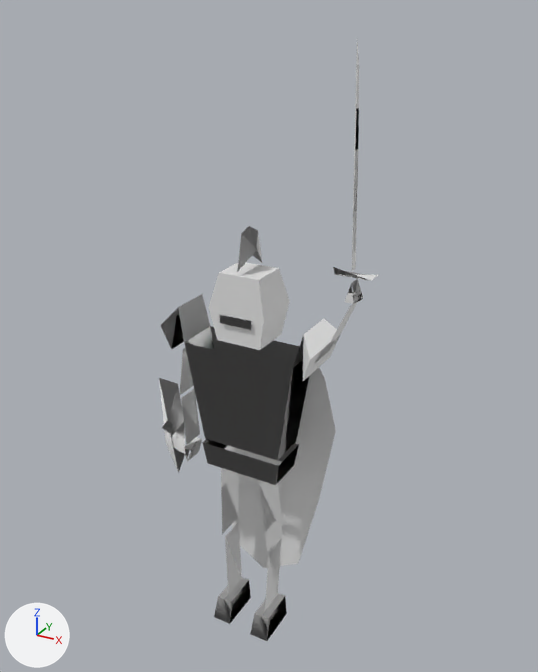
The OBJ model priv/models/fighter.obj: old version first, new version second.
The view is the same before and after, from a camera (50 mm lens) standing at (1.58, -2.68, 2.99) and looking at (0.06, 0.07, 1.61). Every picture has the same lights, and +X, +Y and +Z are marked at lower left. The older version comes first. Where no turn or scale is listed for an object, it has been applied to the vertices.

In view in the first picture: 'fighter'.
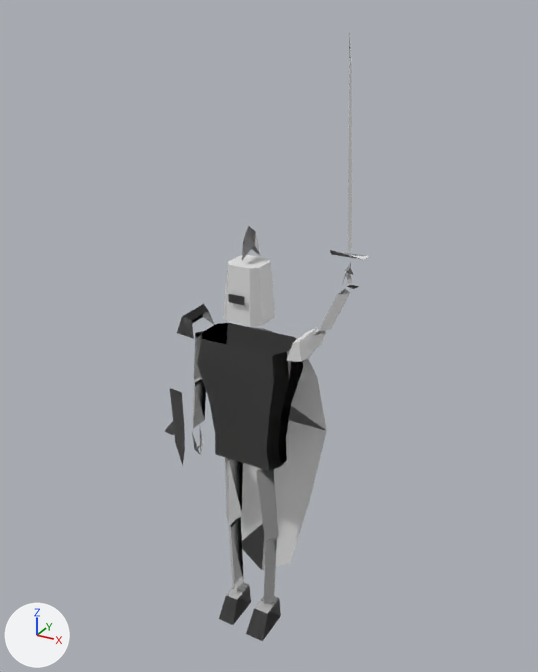
Boxes (x1, y1, x2, y2) around the edits, measured in the pictures (538 x 672 px; the box of a moved part takes in the faces that stretch with it):
```json
{"object": "fighter", "change": "reshaped", "before": [159, 43, 378, 641], "after": [165, 33, 370, 641], "on screen": "6% narrower"}
{"part": 1, "of": "me_fighter", "change": "moved or reshaped", "before": [333, 267, 378, 281], "after": [330, 250, 370, 260]}
{"part": 2, "of": "me_fighter", "change": "rebuilt", "before": [160, 294, 340, 460], "after": [197, 323, 303, 471], "on screen": "41% narrower, 11% shorter"}
{"part": 3, "of": "me_fighter", "change": "rebuilt", "before": [208, 262, 290, 350], "after": [224, 255, 276, 327], "on screen": "36% narrower, 18% shorter"}
{"part": 4, "of": "me_fighter", "change": "rebuilt", "before": [224, 368, 336, 568], "after": [238, 327, 327, 570]}
{"part": 5, "of": "me_fighter", "change": "rebuilt", "before": [159, 378, 185, 472], "after": [170, 388, 185, 465], "on screen": "41% narrower, 18% shorter"}
{"part": 6, "of": "me_fighter", "change": "rebuilt", "before": [214, 578, 251, 624], "after": [219, 582, 251, 625], "on screen": "13% narrower, 6% shorter"}
{"part": 7, "of": "me_fighter", "change": "rebuilt", "before": [250, 593, 287, 641], "after": [246, 596, 281, 641], "on screen": "6% shorter"}
{"part": 8, "of": "me_fighter", "change": "rebuilt", "before": [352, 43, 359, 271], "after": [348, 33, 352, 251]}
{"part": 9, "of": "me_fighter", "change": "rebuilt", "before": [225, 522, 242, 595], "after": [228, 517, 244, 591]}
{"part": 10, "of": "me_fighter", "change": "rebuilt", "before": [259, 481, 282, 552], "after": [256, 468, 278, 540]}
{"part": 11, "of": "me_fighter", "change": "rebuilt", "before": [265, 538, 282, 611], "after": [264, 538, 277, 604]}
{"part": 12, "of": "me_fighter", "change": "deleted", "before": [180, 291, 363, 534]}
{"part": 13, "of": "me_fighter", "change": "reshaped", "before": [202, 226, 363, 485], "after": [165, 226, 359, 525]}
```

Edits to the scene script, one JSON object a line:
```json
{"block": "me_fighter", "where": "# used by ob_fighter; location = (0.0, 0.0, 0.0)"}
{"op": "remove", "block": "me_fighter", "code": "me_fighter.from_pydata(...)  # 159 vertices, 158 faces; spans x -0.44..0.6, y -0.2..0.24, z 0.0..2.9"}
{"op": "add", "block": "me_fighter", "code": "me_fighter.from_pydata(...)  # 205 vertices, 223 faces; spans x -0.38..0.56, y -0.22..0.22, z 0.0..2.92"}
{"block": "me_fighter", "change": "me_fighter part 1: the loose piece of 6 vertices spanning x 0.4..0.6, y -0.03..0.03, z 2.0..2.02 is moved by (-0.03, 0.0, 0.08)"}
{"block": "me_fighter", "change": "me_fighter part 2: the loose piece of 20 vertices spanning x -0.38..0.38, y -0.16..0.16, z 1.08..1.74 is rebuilt with 40 vertices and now spans x -0.24..0.24, y -0.14..0.12, z 1.0..1.62"}
{"block": "me_fighter", "change": "me_fighter part 3: the loose piece of 12 vertices spanning x -0.14..0.14, y -0.12..0.12, z 1.62..1.94 is rebuilt with 16 vertices and now spans x -0.1..0.1, y -0.1..0.1, z 1.72..1.98"}
{"block": "me_fighter", "change": "me_fighter part 4: the loose piece of 12 vertices spanning x -0.34..0.34, y 0.11..0.24, z 0.2..1.56 is rebuilt with 14 vertices and now spans x -0.3..0.3, y 0.1..0.22, z 0.2..1.62"}
{"block": "me_fighter", "change": "me_fighter part 5: the loose piece of 10 vertices spanning x -0.44..-0.26, y -0.2..-0.1, z 0.86..1.38 is rebuilt with 6 vertices and now spans x -0.38..-0.26, y -0.18..-0.1, z 0.9..1.34"}
{"block": "me_fighter", "change": "me_fighter part 6: the loose piece of 8 vertices spanning x -0.16..-0.06, y -0.14..0.08, z 0.0..0.12 is rebuilt with 8 vertices and now spans x -0.13..-0.04, y -0.14..0.05, z 0.0..0.12"}
{"block": "me_fighter", "change": "me_fighter part 7: the loose piece of 8 vertices spanning x 0.07..0.17, y -0.15..0.07, z 0.0..0.12 is rebuilt with 8 vertices and now spans x 0.05..0.15, y -0.16..0.04, z 0.0..0.12"}
{"block": "me_fighter", "change": "me_fighter part 8: the loose piece of 7 vertices spanning x 0.46..0.49, y -0.02..0.02, z 2.02..2.9 is rebuilt with 7 vertices and now spans x 0.43..0.47, y -0.02..0.02, z 2.1..2.92"}
{"block": "me_fighter", "change": "me_fighter part 9: the loose piece of 4 vertices spanning x -0.12..-0.11, y -0.07..0.07, z 0.12..0.5 is rebuilt with 6 vertices and now spans x -0.13..-0.08, y -0.06..0.04, z 0.14..0.56"}
{"block": "me_fighter", "change": "me_fighter part 10: the loose piece of 4 vertices spanning x 0.1..0.14, y -0.1..0.08, z 0.52..0.92 is rebuilt with 6 vertices and now spans x 0.08..0.17, y -0.09..0.05, z 0.58..0.98"}
{"block": "me_fighter", "change": "me_fighter part 11: the loose piece of 4 vertices spanning x 0.12..0.14, y -0.08..0.06, z 0.12..0.5 is rebuilt with 6 vertices and now spans x 0.1..0.16, y -0.07..0.03, z 0.14..0.56"}
{"block": "me_fighter", "change": "me_fighter part 12: 9 loose pieces with 43 vertices, spanning x -0.36..0.53, y -0.12..0.09, z 0.52..2.45, are deleted"}
{"block": "me_fighter", "change": "me_fighter part 13"}
{"block": "me_fighter", "change": "20 vertices are removed from x -0.21..0.52, y -0.11..0.12, z 0.94..2.12"}
{"block": "me_fighter", "change": "22 faces are deleted"}
{"block": "me_fighter", "change": "75 vertices are added at x -0.35..0.51, y -0.22..0.1, z 0.58..2.12"}
{"block": "me_fighter", "change": "6 new vertices lie (0.02, 0.0, 0.24) away from vertices in x -0.34..-0.28, y -0.06..0.06, z 1.08..1.34"}
{"block": "me_fighter", "change": "71 new faces join them"}
```
